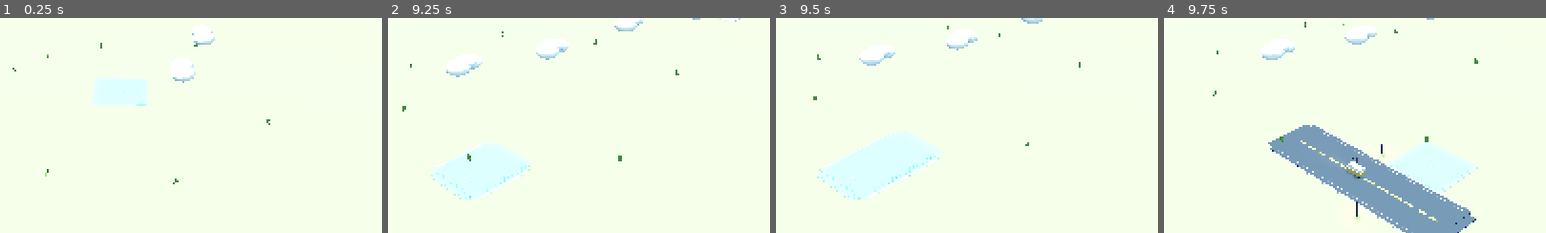
Above: before the commit, frames 1-4 (left to right).
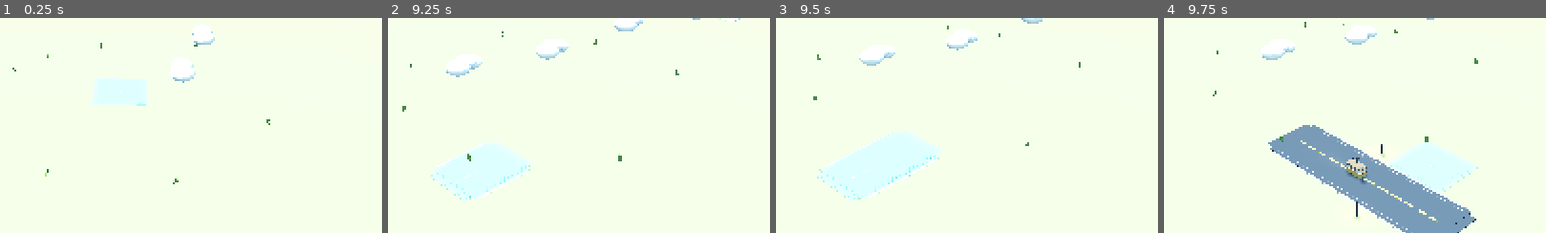
Above: after the commit, the same moments.

Repository: johnswaffles/my-backend-api
Game: Godot game, scene res://scenes/main_scene.tscn
The game is run twice, just before and just after one commit, with the same random seed, the same clock (stepped at 60 frames per second) and the same inputs.
Inputs (mouse positions are % of the whole screen's width and height, from its top left):
- Up to frame 1 (0.25 s): no input
- Up to frame 2 (9.25 s): click "Build: Road" at 0.5 s; click "Place" at 1.25 s; click "Town" at 2 s; click "Daylight 100%" at 2.75 s; click "Home" at 3.5 s; click "L" at 4.25 s; click "R" at 5 s; click "-" at 5.75 s; click "+" at 6.5 s; click "Music On" at 7.25 s; click "Music Off" at 8 s; move the mouse to (45, 70) at 8.77 s; hold W from 8.78 s (still down); tap 1 at 8.85 s; click (45, 70) at 8.92 s
- Up to frame 3 (9.5 s): keep holding W
- Up to frame 4 (9.75 s): release W at 9.5 s; drag from (80, 65) to (45, 70) at 9.52 s
The pictures show only the part of the screen within x 33-83%, y 32-82%; the shares and areas given below are measured in that part.

Frames 1-3 are identical in both runs. In frame 4, 0.3% of the frame differs, in the area x 47-54%, y 64-78%.
Error before the commit: Invalid call. Nonexistent function 'lock' in base 'Image'. (res://scripts/building_system.gd:5150)
Error after the commit: Invalid call. Nonexistent function 'lock' in base 'Image'. (res://scripts/building_system.gd:5189)

Commit message:
Improve vehicle models and upper house windows

Diff:
--- a/cozy-builder-godot/scripts/building_system.gd
+++ b/cozy-builder-godot/scripts/building_system.gd
@@ -2753,20 +2753,38 @@
 	var body_material := _make_material_from_color(palette[index % palette.size()], 0.68)
 	var trim_material := _make_material("f6f1e4", 0.82)
 	var tire_material := _make_material("26252b", 0.98)
+	var hub_material := _make_material("d8d1c6", 0.88)
+	var bumper_material := _make_material("ddd4c4", 0.86)
+	var tail_material := _make_material("e85b49", 0.4, 0.0, true, "ff6d54", 0.2)
 	var window_glass := _make_transparent_material(Color("bfe6ff"), 0.24, 0.16)
-	_add_soft_block(Vector3(0.0, 0.16, 0.0), Vector3(0.34, 0.16, 0.58), body_material, root, 0.08)
-	_add_soft_block(Vector3(0.0, 0.27, -0.02), Vector3(0.24, 0.12, 0.28), trim_material, root, 0.06)
-	_add_box(Vector3(0.0, 0.29, -0.02), Vector3(0.18, 0.08, 0.18), window_glass, root)
-	_add_box(Vector3(0.0, 0.13, 0.29), Vector3(0.18, 0.03, 0.03), trim_material, root)
-	_add_box(Vector3(0.0, 0.13, -0.29), Vector3(0.18, 0.03, 0.03), trim_material, root)
+	_add_soft_block(Vector3(0.0, 0.16, 0.0), Vector3(0.4, 0.18, 0.66), body_material, root, 0.09)
+	_add_soft_block(Vector3(0.0, 0.3, -0.04), Vector3(0.28, 0.14, 0.32), trim_material, root, 0.06)
+	_add_box(Vector3(0.0, 0.31, 0.13), Vector3(0.22, 0.08, 0.04), window_glass, root)
+	_add_box(Vector3(0.0, 0.31, -0.22), Vector3(0.2, 0.08, 0.04), window_glass, root)
+	_add_box(Vector3(-0.15, 0.3, -0.04), Vector3(0.04, 0.08, 0.2), window_glass, root)
+	_add_box(Vector3(0.15, 0.3, -0.04), Vector3(0.04, 0.08, 0.2), window_glass, root)
+	_add_box(Vector3(0.0, 0.13, 0.35), Vector3(0.26, 0.045, 0.04), bumper_material, root)
+	_add_box(Vector3(0.0, 0.13, -0.35), Vector3(0.26, 0.045, 0.04), bumper_material, root)
+	_add_box(Vector3(-0.14, 0.15, -0.36), Vector3(0.07, 0.04, 0.025), tail_material, root)
+	_add_box(Vector3(0.14, 0.15, -0.36), Vector3(0.07, 0.04, 0.025), tail_material, root)
+	_add_box(Vector3(0.0, 0.26, -0.04), Vector3(0.3, 0.035, 0.34), _make_material_from_color(palette[index % palette.size()].lightened(0.08), 0.62), root)
 	for wheel_data in [
-		Vector3(-0.14, 0.07, -0.2),
-		Vector3(0.14, 0.07, -0.2),
-		Vector3(-0.14, 0.07, 0.2),
-		Vector3(0.14, 0.07, 0.2),
+		Vector3(-0.19, 0.075, -0.22),
+		Vector3(0.19, 0.075, -0.22),
+		Vector3(-0.19, 0.075, 0.22),
+		Vector3(0.19, 0.075, 0.22),
 	]:
 		var wheel := _add_local_cylinder(wheel_data, 0.05, 0.05, 0.04, tire_material, root)
 		wheel.rotation_degrees.z = 90.0
+		var hub := _add_local_cylinder(wheel_data + Vector3(0.0, 0.0, 0.002), 0.026, 0.026, 0.045, hub_material, root)
+		hub.rotation_degrees.z = 90.0
+	for fender_data in [
+		Vector3(-0.2, 0.135, -0.22),
+		Vector3(0.2, 0.135, -0.22),
+		Vector3(-0.2, 0.135, 0.22),
+		Vector3(0.2, 0.135, 0.22),
+	]:
+		_add_box(fender_data, Vector3(0.06, 0.035, 0.14), body_material, root)
 	_add_vehicle_headlights_local(root, 0.39, 0.12, 0.15, 3.2, 0.34)
 	return root
 
@@ -2788,10 +2806,24 @@
 	_add_shadow_disc_local(Vector3(0.0, 0.005, 0.0), Vector2(0.72, 1.1), 0.18, root)
 	var body_material := _make_material("d3b15b", 0.74)
 	var trim_material := _make_material("f5efdf", 0.84)
+	var stripe_material := _make_material("9b5f35", 0.78)
+	var roof_material := _make_material("7b6752", 0.86)
+	var sign_material := _make_material("2e3942", 0.72, 0.0, true, "ffd875", 0.25)
+	var hub_material := _make_material("d8d1c6", 0.88)
 	var rail_glass := _make_transparent_material(Color("bfe6ff"), 0.24, 0.16)
-	_add_soft_block(Vector3(0.0, 0.28, 0.0), Vector3(0.54, 0.28, 1.08), body_material, root, 0.08)
-	_add_soft_block(Vector3(0.0, 0.52, 0.0), Vector3(0.46, 0.18, 0.98), trim_material, root, 0.06)
-	_add_box(Vector3(0.0, 0.55, 0.0), Vector3(0.38, 0.12, 0.74), rail_glass, root)
+	_add_soft_block(Vector3(0.0, 0.28, 0.0), Vector3(0.62, 0.3, 1.18), body_material, root, 0.08)
+	_add_soft_block(Vector3(0.0, 0.54, 0.0), Vector3(0.52, 0.2, 1.06), trim_material, root, 0.06)
+	_add_box(Vector3(0.0, 0.68, 0.0), Vector3(0.6, 0.08, 1.2), roof_material, root)
+	_add_box(Vector3(0.0, 0.42, 0.61), Vector3(0.44, 0.08, 0.035), stripe_material, root)
+	_add_box(Vector3(0.0, 0.42, -0.61), Vector3(0.44, 0.08, 0.035), stripe_material, root)
+	_add_box(Vector3(0.0, 0.59, 0.58), Vector3(0.3, 0.1, 0.035), sign_material, root)
+	_add_box(Vector3(0.0, 0.56, -0.58), Vector3(0.32, 0.11, 0.035), rail_glass, root)
+	for window_z in [-0.3, 0.0, 0.3]:
+		_add_box(Vector3(-0.27, 0.56, window_z), Vector3(0.035, 0.12, 0.18), rail_glass, root)
+		_add_box(Vector3(0.27, 0.56, window_z), Vector3(0.035, 0.12, 0.18), rail_glass, root)
+	for mullion_z in [-0.42, -0.15, 0.15, 0.42]:
+		_add_box(Vector3(-0.292, 0.56, mullion_z), Vector3(0.02, 0.14, 0.025), stripe_material, root)
+		_add_box(Vector3(0.292, 0.56, mullion_z), Vector3(0.02, 0.14, 0.025), stripe_material, root)
 	for wheel_data in [
 		Vector3(-0.22, 0.08, -0.36),
 		Vector3(0.22, 0.08, -0.36),
@@ -2800,7 +2832,13 @@
 	]:
 		var wheel := _add_local_cylinder(wheel_data, 0.06, 0.06, 0.05, _make_material("26252b", 0.98), root)
 		wheel.rotation_degrees.z = 90.0
-	_add_local_cylinder(Vector3(0.0, 0.92, 0.0), 0.02, 0.02, 0.64, _make_material("55514c", 0.92), root)
+		var hub := _add_local_cylinder(wheel_data + Vector3(0.0, 0.0, 0.002), 0.03, 0.03, 0.055, hub_material, root)
+		hub.rotation_degrees.z = 90.0
+	var pole_material := _make_material("55514c", 0.92)
+	_add_local_cylinder(Vector3(0.0, 0.94, 0.0), 0.018, 0.018, 0.66, pole_material, root)
+	var trolley_arm := _add_local_cylinder(Vector3(0.0, 1.22, -0.18), 0.012, 0.012, 0.62, pole_material, root)
+	trolley_arm.rotation_degrees.x = 58.0
+	_add_box(Vector3(0.0, 1.5, -0.44), Vector3(0.16, 0.025, 0.04), pole_material, root)
 	_add_vehicle_headlights_local(root, 0.66, 0.18, 0.18, 4.0, 0.42)
 	return root
 
@@ -3960,6 +3998,7 @@
 			_add_window_band_local(Vector3(0.0, upper_y + 0.26, upper_z - 0.5), Vector3(0.48, 0.26, 0.05), structure_root)
 			_add_window_band_local(Vector3(0.0, upper_y + 0.26, upper_z + 0.28), Vector3(0.32, 0.2, 0.05), structure_root)
 		if bool(profile.get("upper_windows", false)):
+			_add_window_band_local(Vector3(0.0, upper_y + 0.2, upper_z + 0.82), Vector3(0.5, 0.32, 0.05), structure_root)
 			_add_window_band_local(Vector3(-0.72, upper_y + 0.16, upper_z + 0.42), Vector3(0.24, 0.24, 0.05), structure_root)
 			_add_window_band_local(Vector3(0.72, upper_y + 0.16, upper_z + 0.42), Vector3(0.24, 0.24, 0.05), structure_root)
 			_add_window_band_local(Vector3(-0.66, upper_y + 0.16, upper_z - 0.54), Vector3(0.2, 0.2, 0.05), structure_root)
@@ -3975,7 +4014,7 @@
 			var upper_side := 1.0 if posmod(variant, 2) == 0 else -1.0
 			_add_soft_block(Vector3(upper_side * 1.18, upper_y + 0.26, upper_z + 0.1), Vector3(0.86, 0.72, 1.0), second_story_wall, structure_root, 0.1)
 			_add_gabled_roof(Vector3(upper_side * 1.18, upper_y + 0.84, upper_z + 0.1), Vector3(1.02, 0.13, 1.12), second_story_roof, structure_root, 14.0)
-			_add_window_band_local(Vector3(upper_side * 1.18, upper_y + 0.3, upper_z + 0.56), Vector3(0.24, 0.26, 0.05), structure_root)
+			_add_window_band_local(Vector3(upper_side * 1.18, upper_y + 0.3, upper_z + 0.62), Vector3(0.34, 0.3, 0.05), structure_root)
 			_add_window_band_local(Vector3(upper_side * 1.18, upper_y + 0.34, upper_z - 0.42), Vector3(0.22, 0.24, 0.05), structure_root)
 			_add_house_side_window_local(Vector3(upper_side * 1.64, upper_y + 0.28, upper_z + 0.06), Vector3(0.24, 0.28, 0.05), structure_root, upper_side)
 		if bool(profile.get("roof_cap", false)):
Not shown, changed: public/godot-playtest/index.html
Not shown, changed: public/godot-playtest/index.pck
